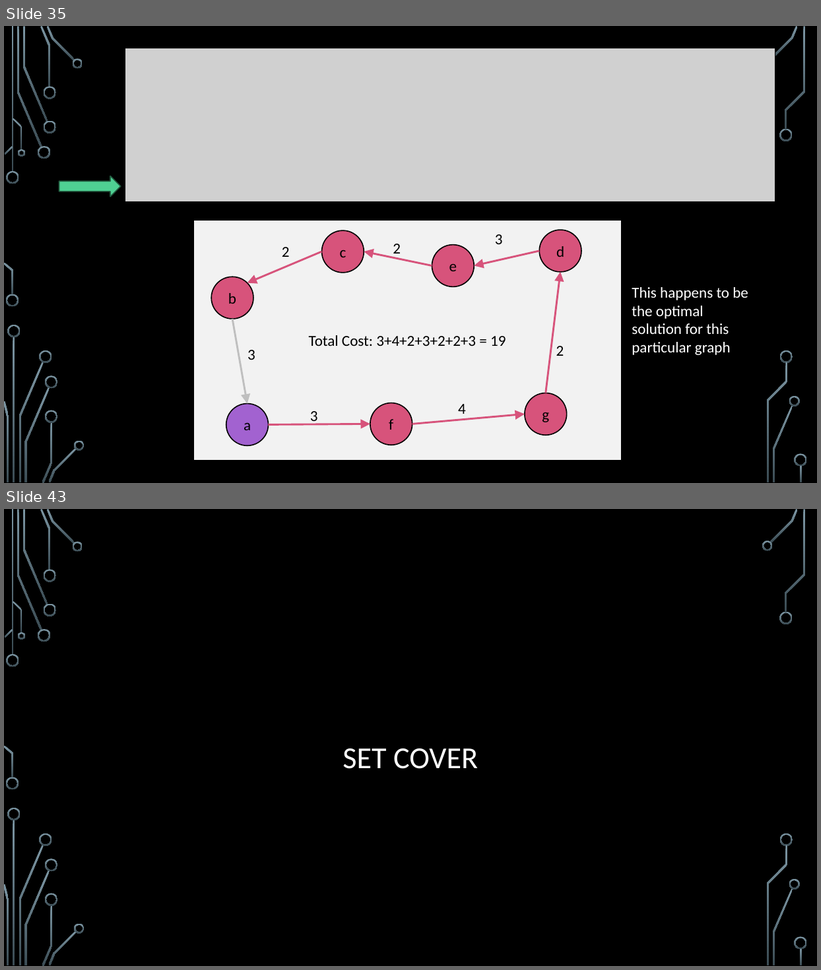
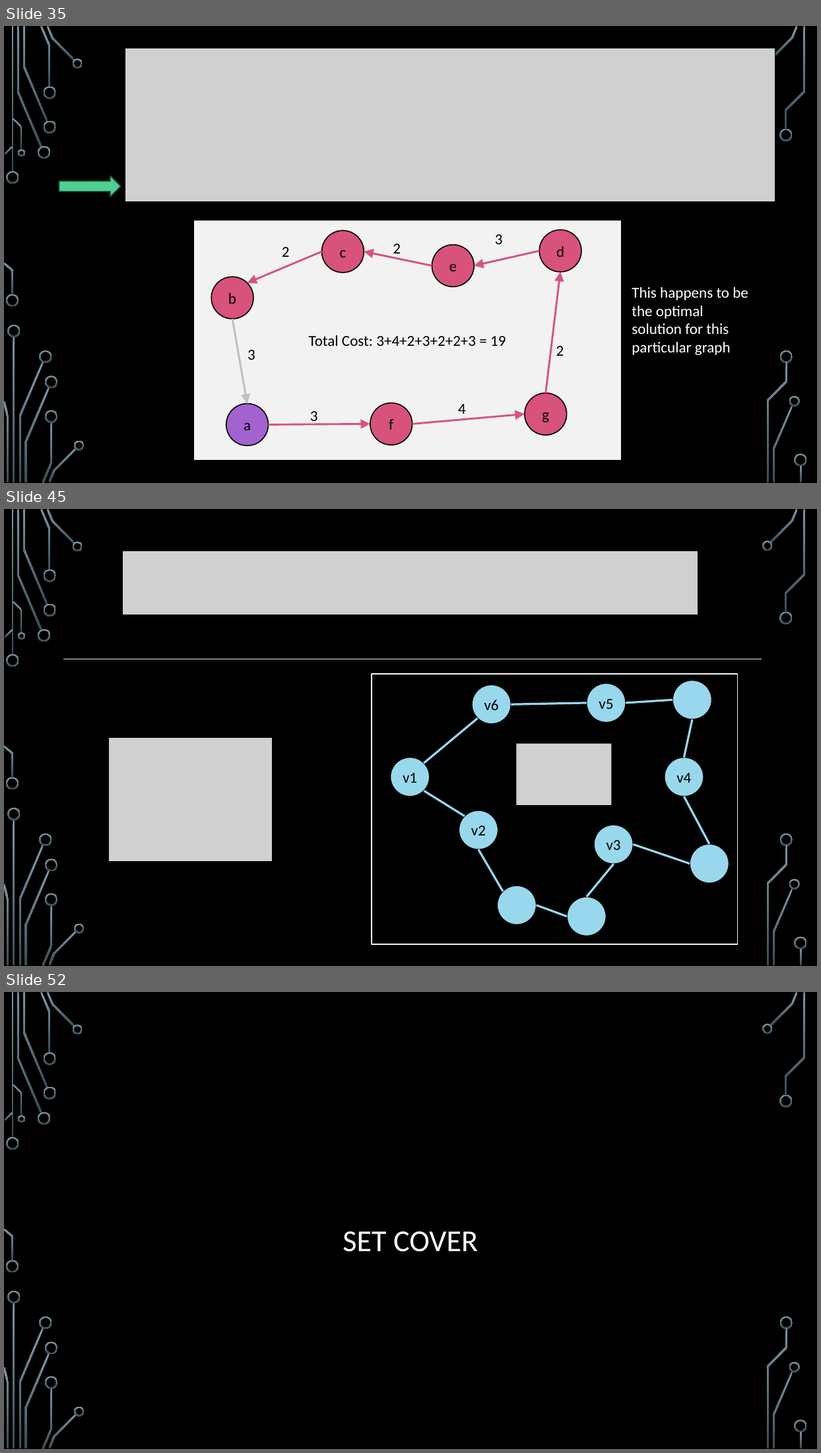
Before and after one commit to markfloryan/advAlgo, a slide deck: slides/Approx-01-Intro.pptx. Shown one above the other, each under a label of ours: slides 35 and 43 before the commit, slides 35, 45 and 52 after it; the slides between them are not shown. The pictures are 821x970 and 821x1453 pixels, drawn with LibreOffice and Linux fonts; fonts in the diff are those of the drawing; grey boxes stand for pictures; background and template pictures are left out. Boxes give left, top, right and bottom in pixels: in the first picture for what was removed or moved away, otherwise in the second. Text is boxed around its words. In the diff, an @@ line names an element or a change of style, - is before the commit and + after.

```diff
--- a/slides/Approx-01-Intro.pptx
+++ b/slides/Approx-01-Intro.pptx
@@ slide 45 added at (4,509,817,966), background picture (left out); not listed: 36 template elements that a slide beside it also shows @@
@@ picture added at (123,551,699,615) @@
@@ line added from (63, 659) to (762, 659), #F2F2F2 0.75 pt @@
@@ picture added at (108,738,272,862) @@
@@ group added at (372,674,738,945): 10 ellipses, 10 lines, 1 rectangle, 1 picture @@
+v1
+v2
+v3
+v4
+v5
+v6
@@ what was slide 43 is now slide 52 @@
```
Also in this commit, not shown: 4 slides changed, 9 other slides added, 1 slide removed, 1 other file.
